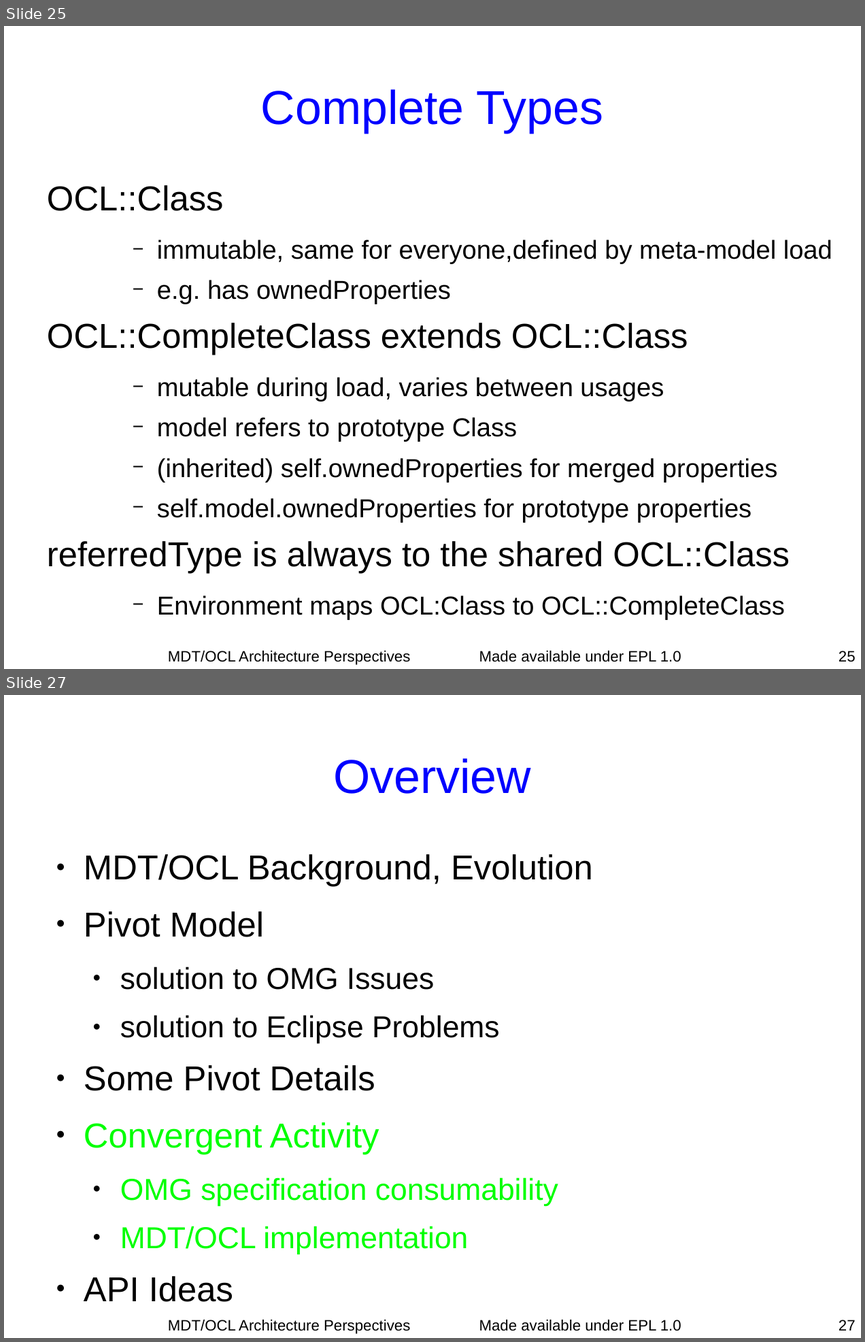
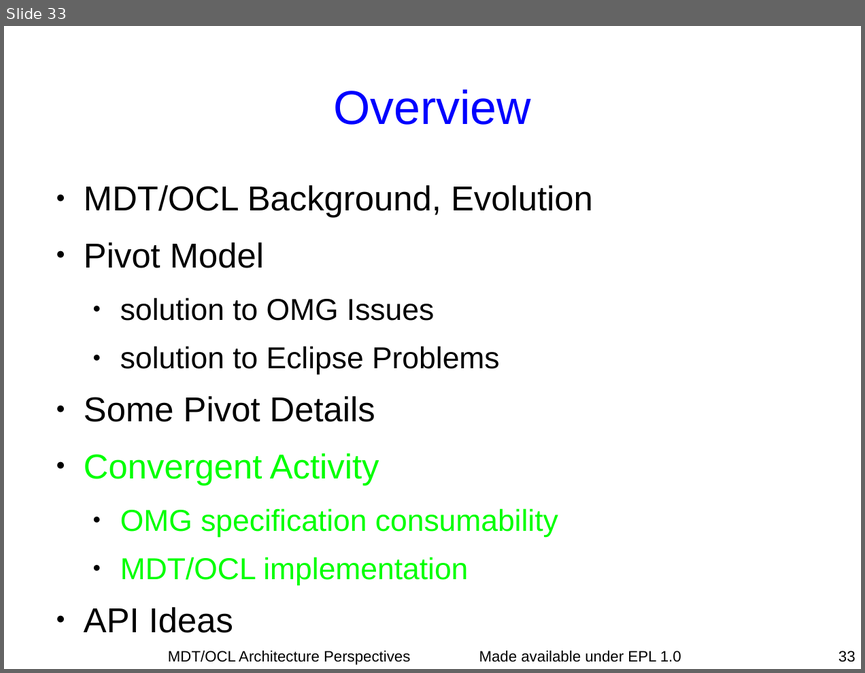
Before and after one commit to eclipse-ocl/ocl-website, a slide deck: ocl/docs/publications/Dresden2010Visit/DresdenVisit.odp. Shown one above the other, each under a label of ours: slides 25 and 27 before the commit, slide 33 after it; the slides between them are not shown. The pictures are 865x1342 and 865x673 pixels, drawn with LibreOffice and Linux fonts; fonts in the diff are those of the drawing. Boxes give left, top, right and bottom in pixels: in the first picture for what was removed or moved away, otherwise in the second. Text is boxed around its words. In the diff, an @@ line names an element or a change of style, - is before the commit and + after.

```diff
--- a/ocl/docs/publications/Dresden2010Visit/DresdenVisit.odp
+++ b/ocl/docs/publications/Dresden2010Visit/DresdenVisit.odp
@@ slide 25 removed at [4, 26, 861, 669], background #FFFFFF; not listed: 1 template element that a slide beside it also shows @@
@@ title removed at [261, 89, 603, 133] @@
-Complete Types
@@ text removed at [47, 185, 832, 620] @@
-OCL::Class
-    − immutable, same for everyone,defined by meta-model load
-    − e.g. has ownedProperties
-OCL::CompleteClass extends OCL::Class
-    − mutable during load, varies between usages
-    − model refers to prototype Class
-    − (inherited) self.ownedProperties for merged properties
-    − self.model.ownedProperties for prototype properties
-referredType is always to the shared OCL::Class
-    − Environment maps OCL:Class to OCL::CompleteClass
@@ text removed at [168, 650, 410, 665] @@
-MDT/OCL Architecture Perspectives
@@ page number removed at [838, 650, 855, 662] @@
-25
@@ what was slide 27 is now slide 33 @@
@@ page number at [838, 650, 855, 662]: text changed @@
-27
+33
```
Also in this commit, not shown: 12 slides changed, 9 slides added, 1 other slide removed.
